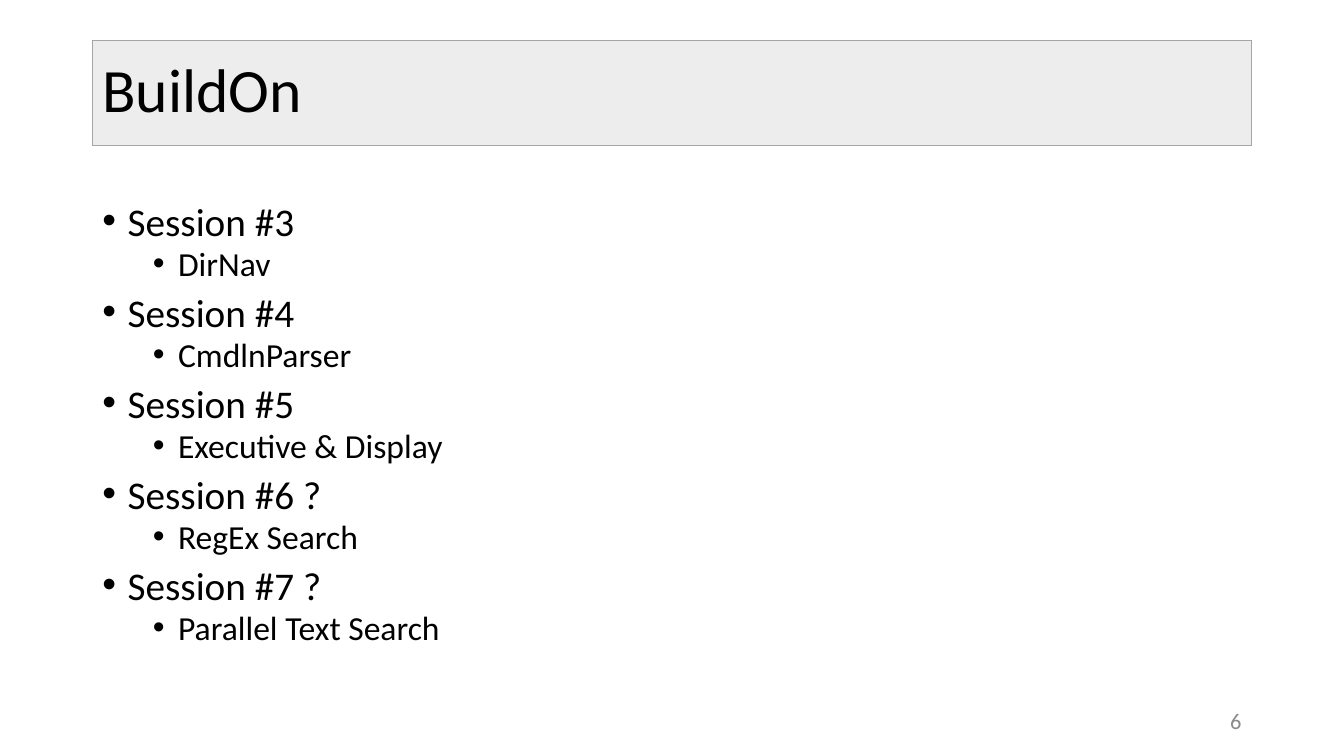
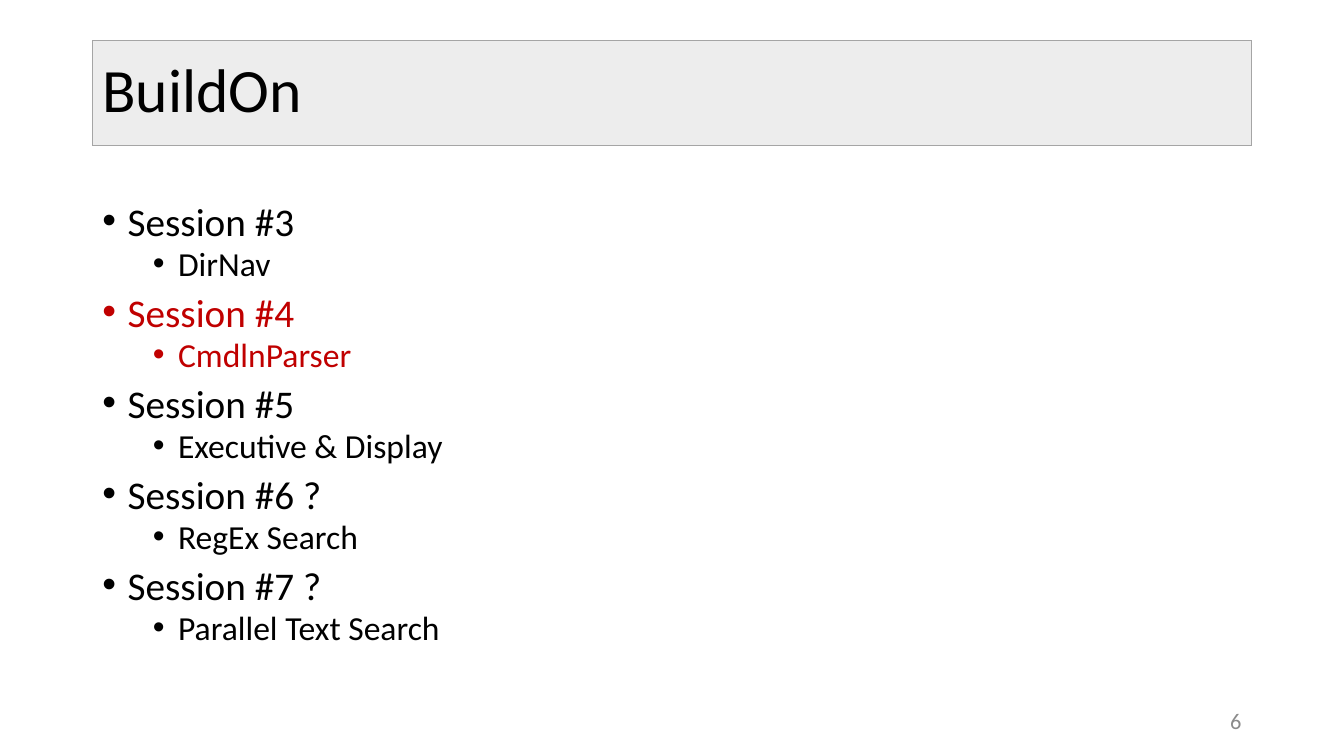
Before and after one commit to JimFawcett/BuildOn, a slide deck: slide 6 of Build-On-4.pptx. Drawn at 1344x756 pixels with LibreOffice and Linux fonts; fonts in the diff are those of the drawing. Boxes give left, top, right and bottom in pixels: in the first picture for what was removed or moved away, otherwise in the second. Text is boxed around its words. In the diff, an @@ line names an element or a change of style, - is before the commit and + after.

```diff
--- a/Build-On-4.pptx
+++ b/Build-On-4.pptx
@@ text at (128,300,351,368): text colour #000000 to #C00000 in "Session #4", "CmdlnParser" @@
```
Also in this commit, not shown: 2 other slides changed, 1 other file.
